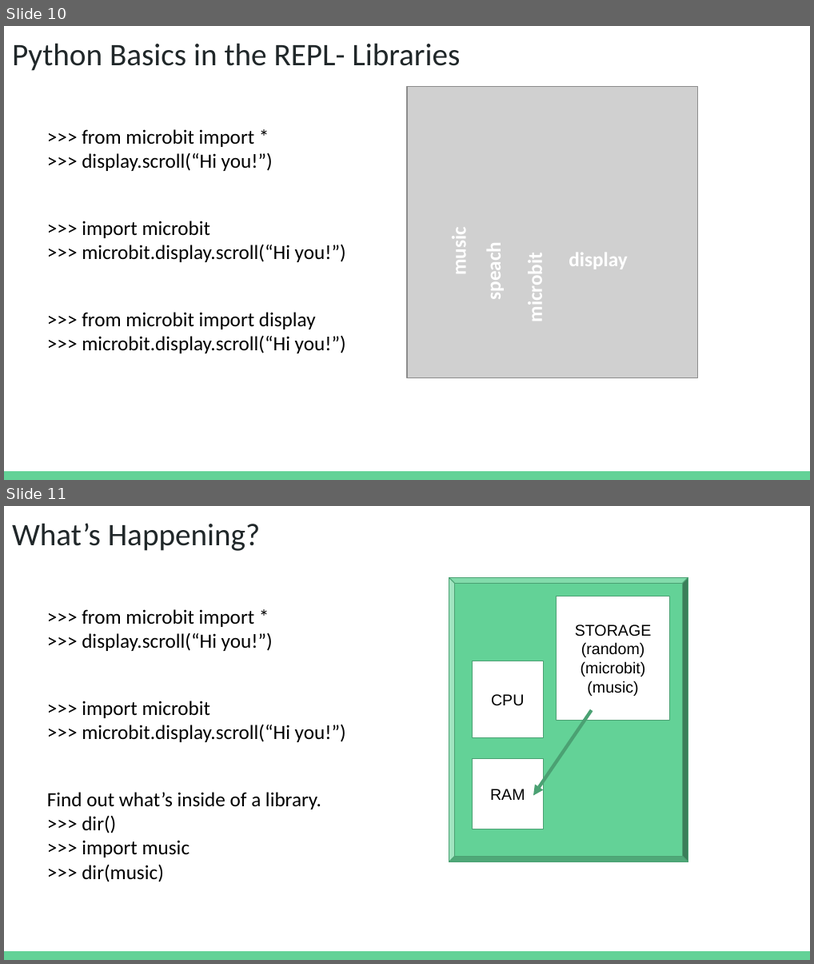
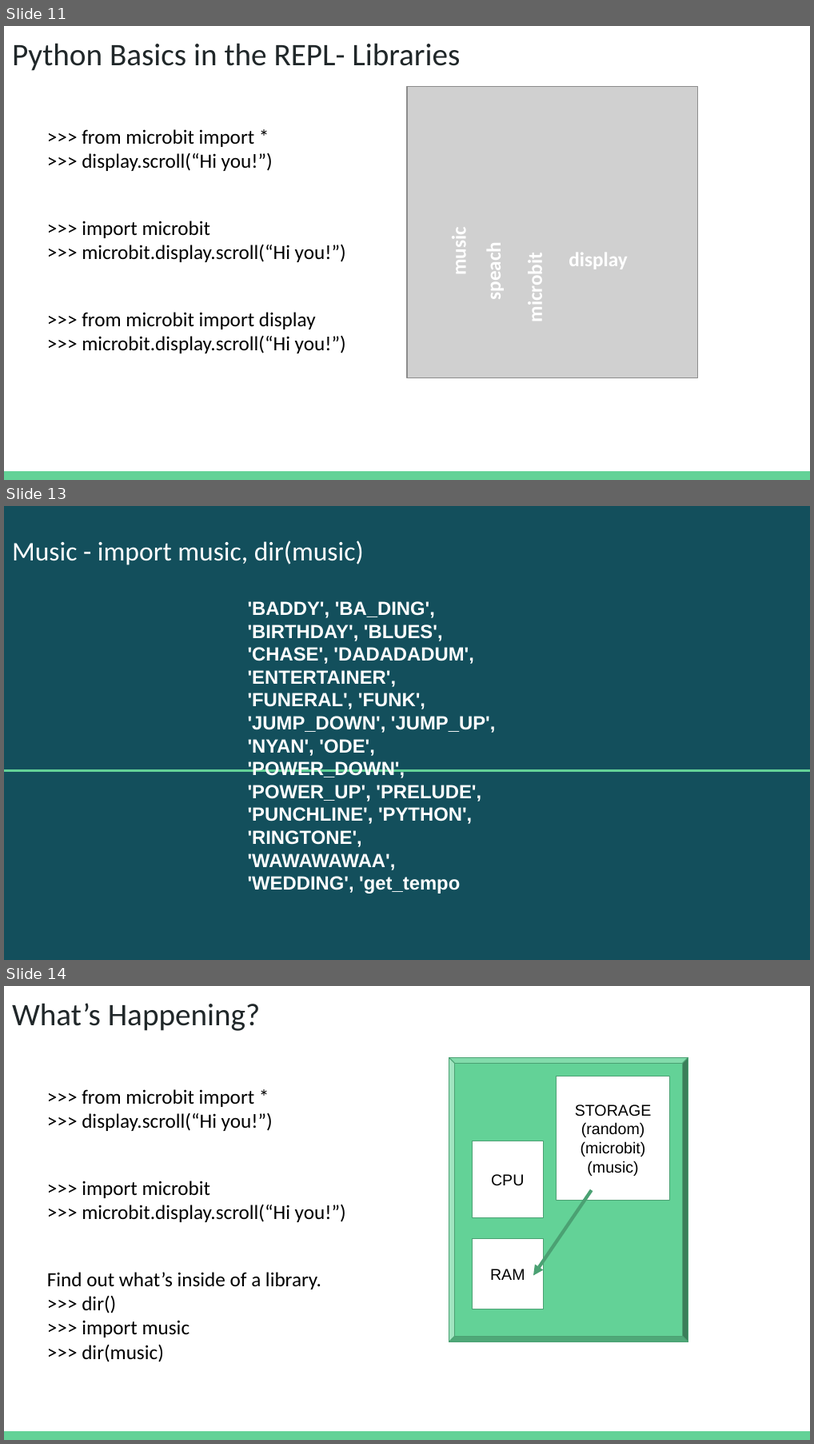
Before and after one commit to IEEE-BV/microbit, a slide deck: presentations/REPL v3.pptx. Shown one above the other, each under a label of ours: slides 10 and 11 before the commit, slides 11, 13 and 14 after it; the slides between them are not shown. The pictures are 814x964 and 814x1444 pixels, drawn with LibreOffice and Linux fonts; fonts in the diff are those of the drawing; grey boxes stand for pictures. Boxes give left, top, right and bottom in pixels: in the first picture for what was removed or moved away, otherwise in the second. Text is boxed around its words. In the diff, an @@ line names an element or a change of style, - is before the commit and + after.

```diff
--- a/presentations/REPL v3.pptx
+++ b/presentations/REPL v3.pptx
@@ slide 13 added at [4,506,810,960], background #134F5C @@
@@ title added at [12,540,364,565], 24 pt, text #FFFFFF @@
+Music - import music, dir(music)
@@ text added at [248,601,495,893], 17 pt, text #FFFFFF, bold @@
+'BADDY', 'BA_DING', 'BIRTHDAY', 'BLUES', 'CHASE', 'DADADADUM', 'ENTERTAINER', 'FUNERAL', 'FUNK', 'JUMP_DOWN', 'JUMP_UP', 'NYAN', 'ODE', 'POWER_DOWN', 'POWER_UP', 'PRELUDE', 'PUNCHLINE', 'PYTHON', 'RINGTONE', 'WAWAWAWAA', 'WEDDING', 'get_tempo
@@ line added from (4, 771) to (810, 771), #63D297 1.5 pt @@
@@ what was slide 10 is now slide 11 @@
@@ what was slide 11 is now slide 14 @@
```
Also in this commit, not shown: 2 slides changed, 2 other slides added, 1 slide removed, 9 other files.
